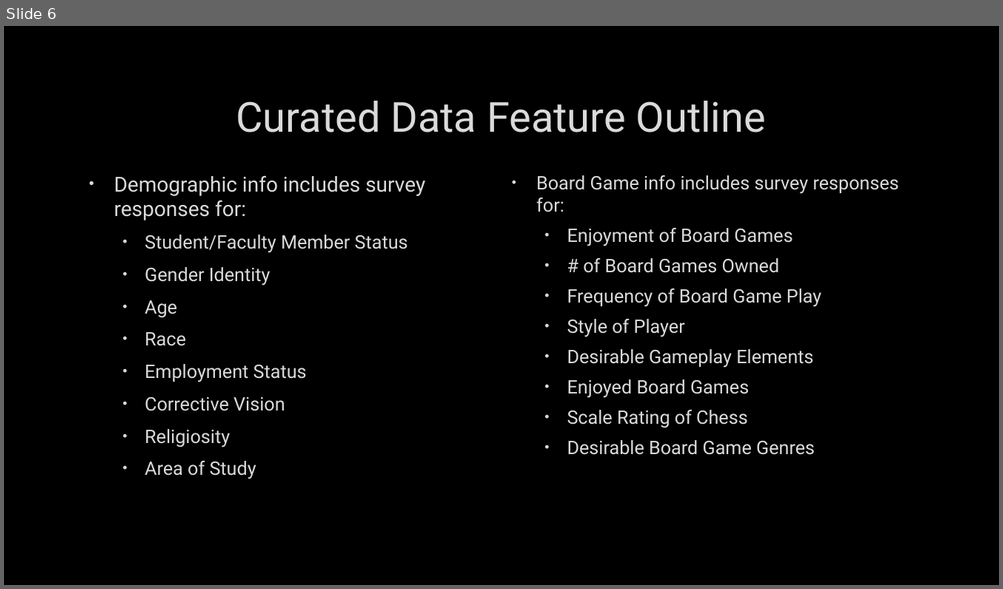
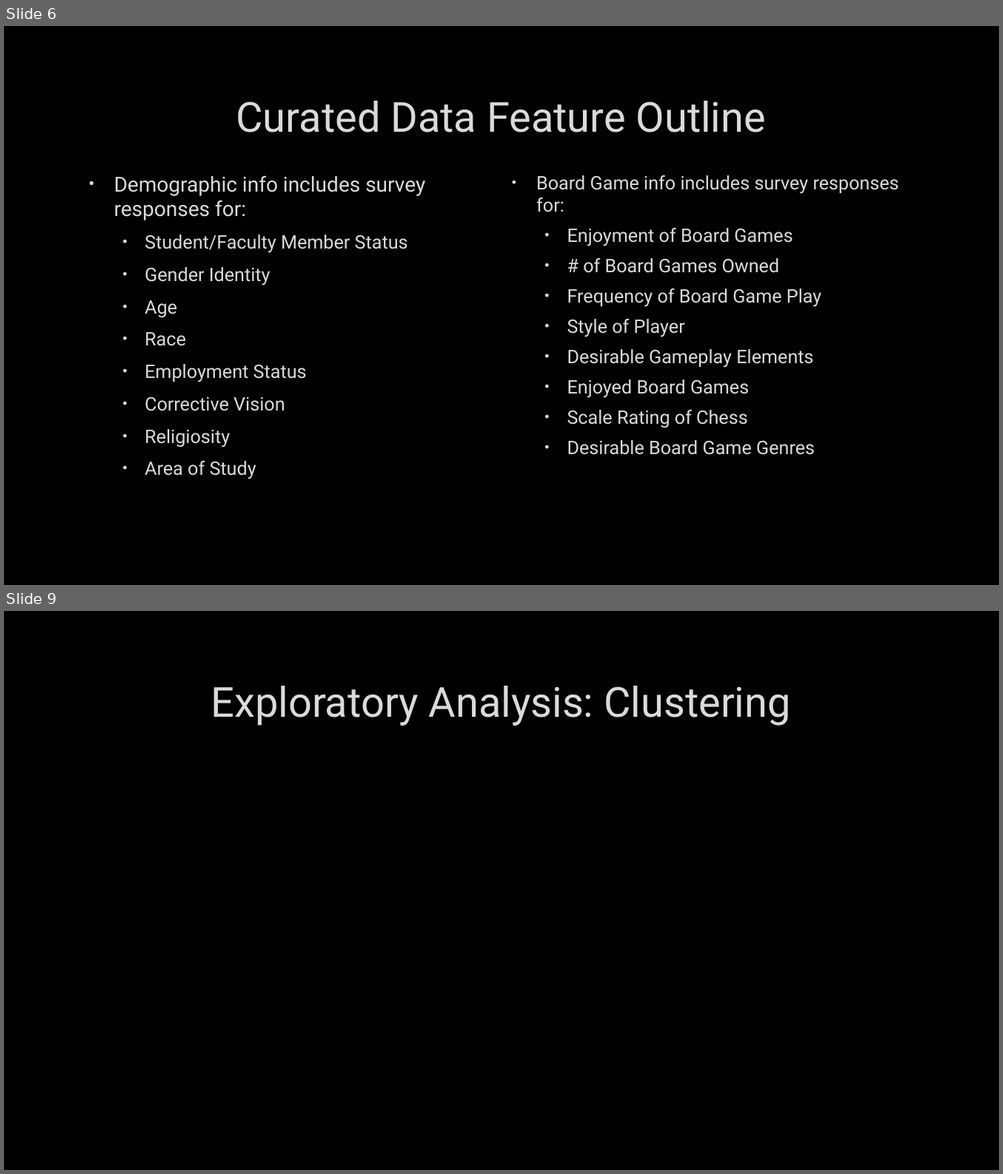
Before and after one commit to sevenwwu/sevenwwu.github.io, a slide deck: write-ups/presentation.pptx. Shown one above the other, each under a label of ours: slide 6 before the commit, slides 6 and 9 after it; the slides between them are not shown. The pictures are 1003x589 and 1003x1174 pixels, drawn with LibreOffice and Linux fonts; fonts in the diff are those of the drawing; background and template pictures are left out. Boxes give left, top, right and bottom in pixels: in the first picture for what was removed or moved away, otherwise in the second. Text is boxed around its words. In the diff, an @@ line names an element or a change of style, - is before the commit and + after.

```diff
--- a/write-ups/presentation.pptx
+++ b/write-ups/presentation.pptx
@@ slide 9 added at [4,611,999,1170], background picture (left out) @@
@@ title added at [211,686,790,726], 40 pt, text #DADADA @@
+Exploratory Analysis: Clustering
```
Also in this commit, not shown: 5 slides changed, 1 other slide added.
